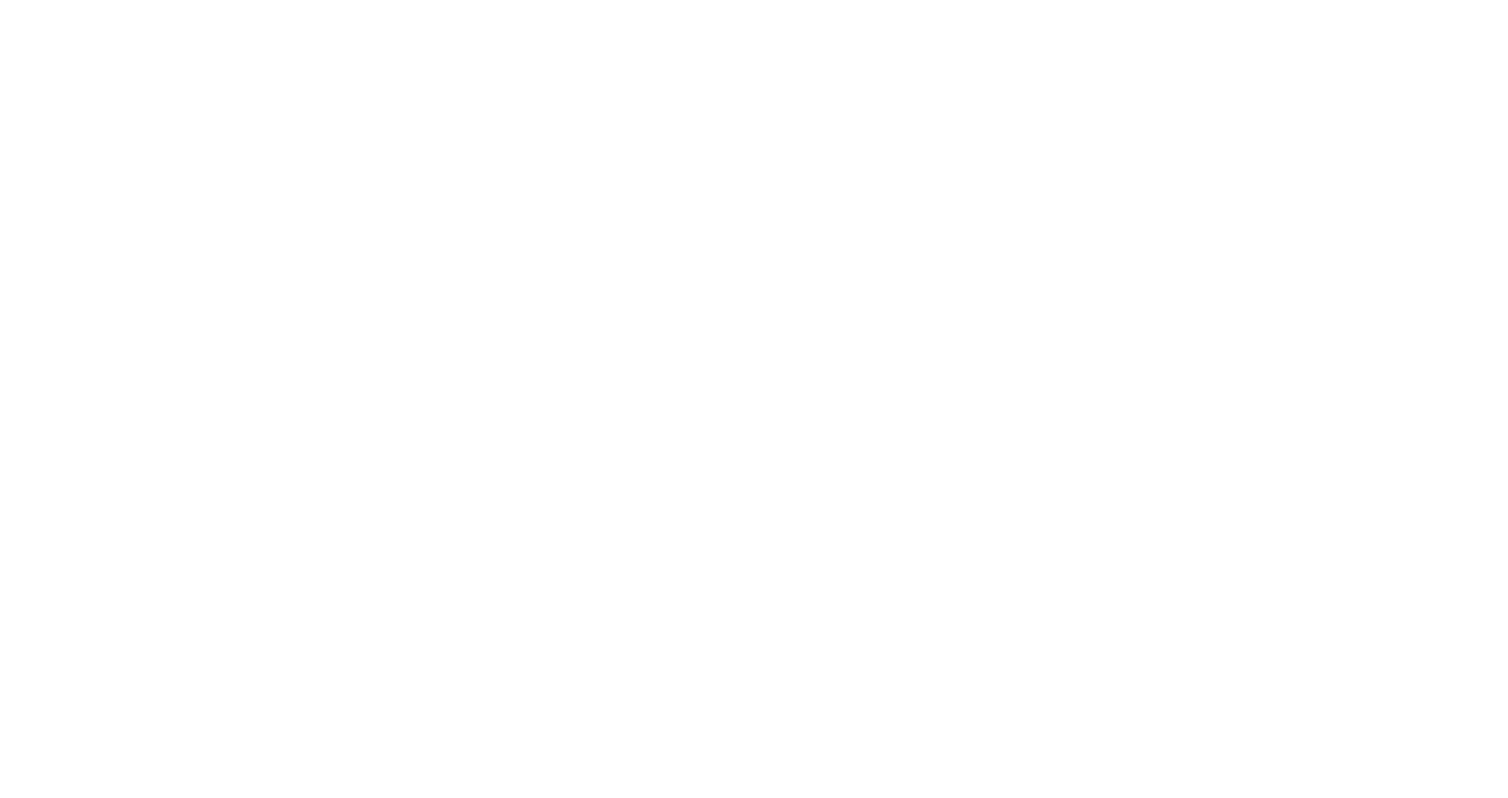
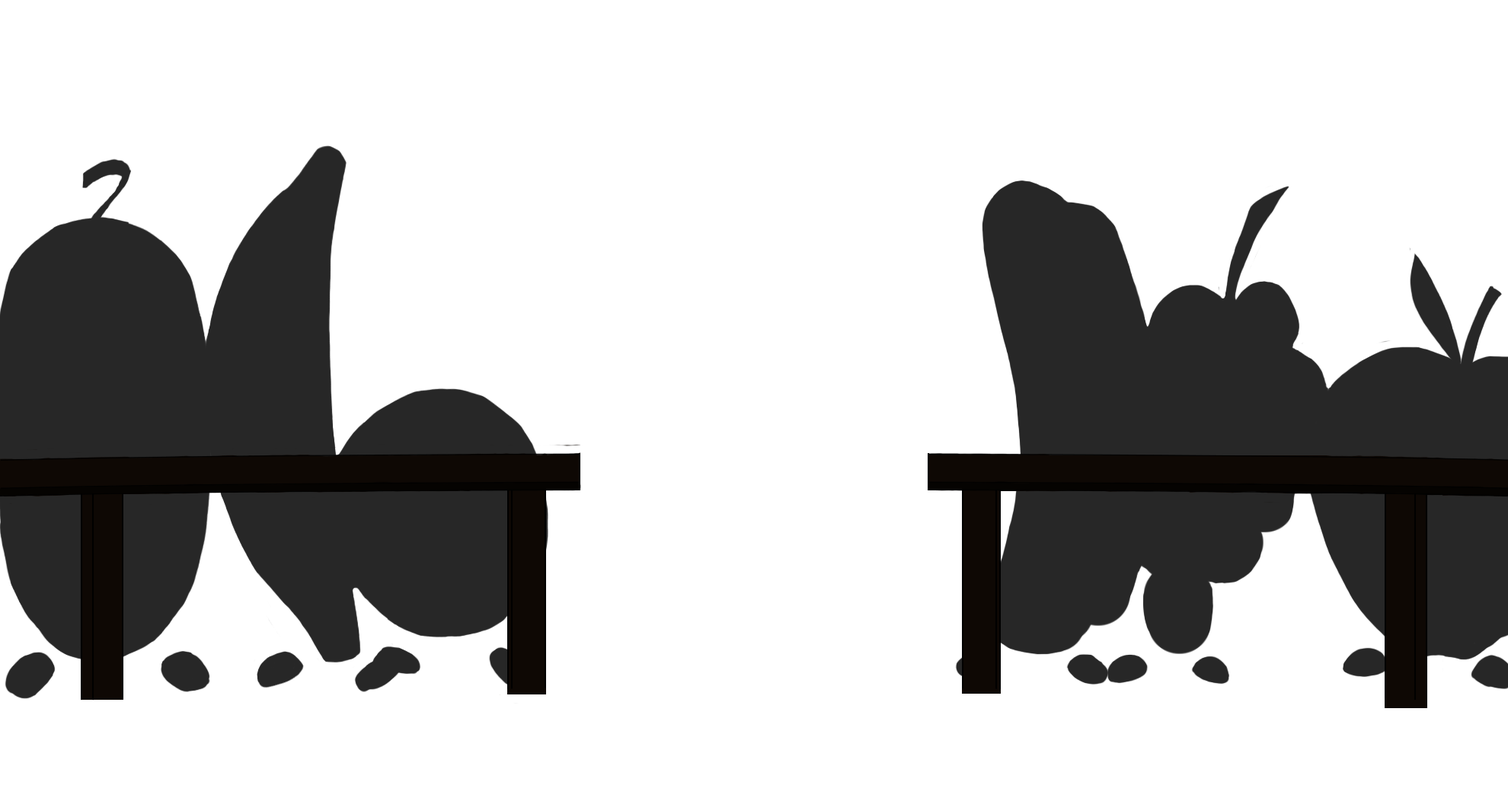
Layer changes from the first 1508 × 798 image to the second:
renamed "Collumns" to "Rails", showed it, painted on it over 0, 453, 1508, 701
showed "RailColor", painted on it over 0, 435, 1508, 709
renamed "Rails" to "Crowd", showed it, moved it above "Floor", painted on it over 0, 145, 1508, 700
